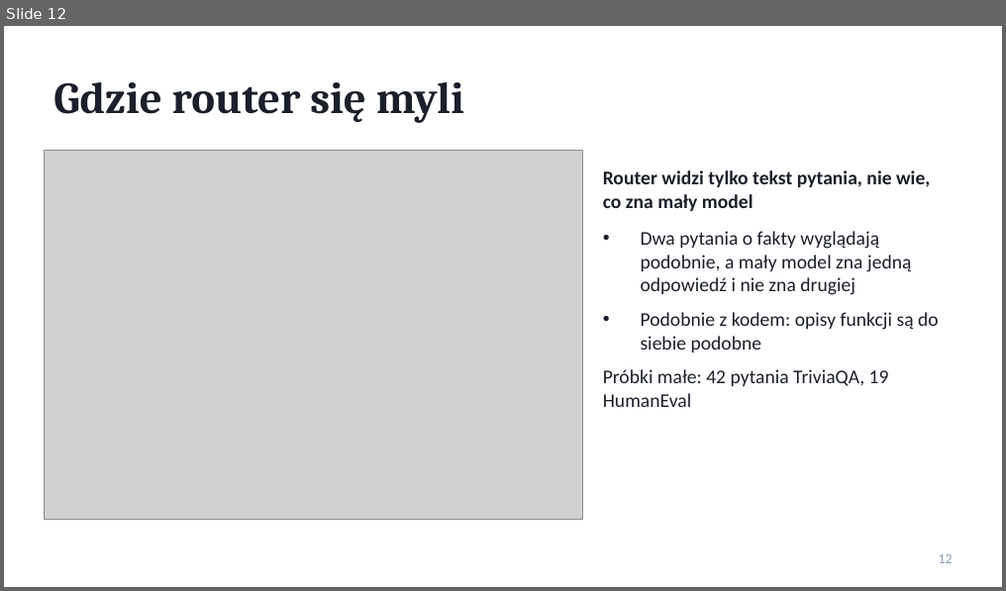
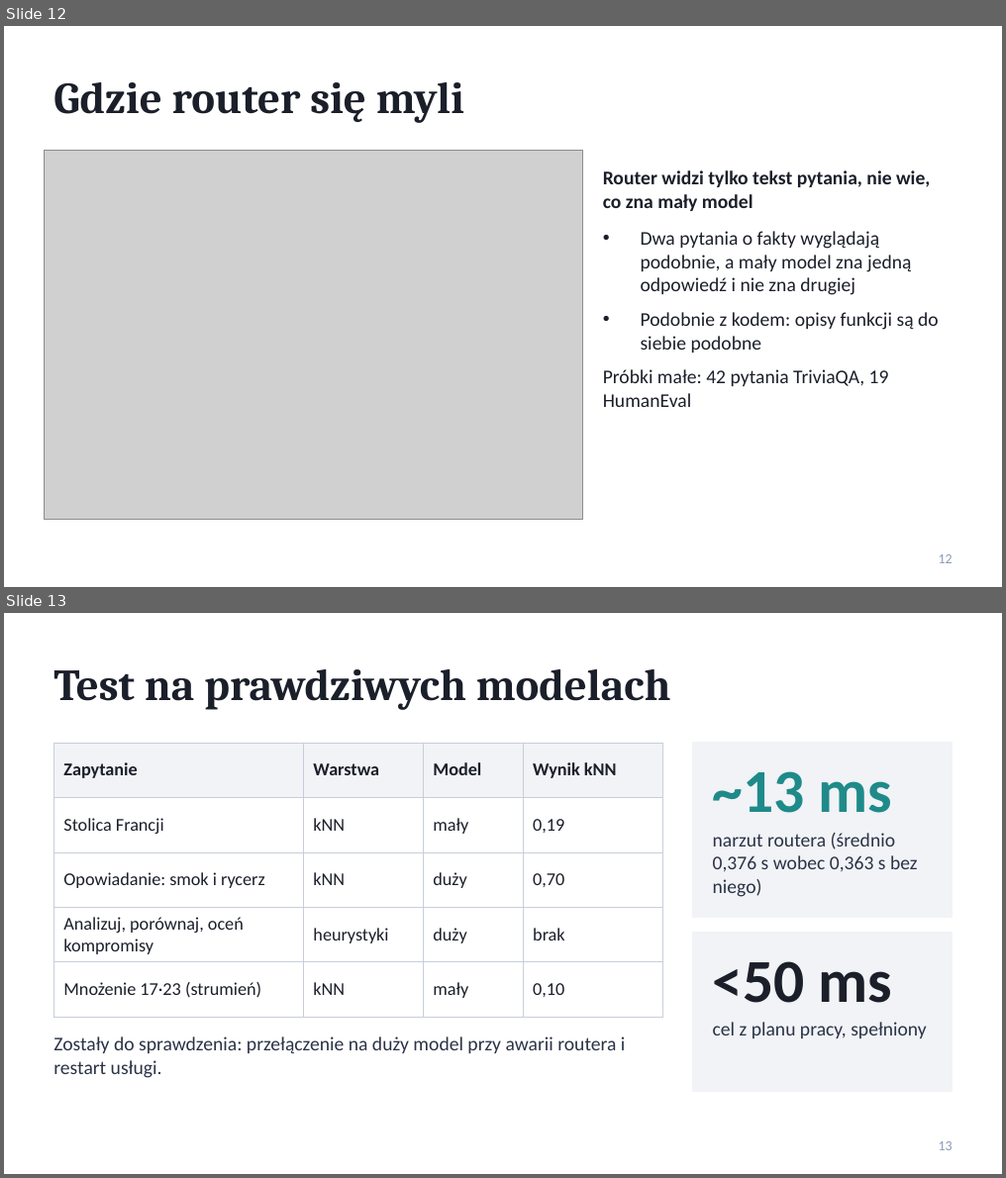
Before and after one commit to philip-melkowski/philip_melkowski_praca_inz, a slide deck: docs/prezentacja_postepy.pptx. Shown one above the other, each under a label of ours: slide 12 before the commit, slides 12 and 13 after it. The pictures are 1006x591 and 1006x1178 pixels, drawn with LibreOffice and Linux fonts; fonts in the diff are those of the drawing; grey boxes stand for pictures. Boxes give left, top, right and bottom in pixels: in the first picture for what was removed or moved away, otherwise in the second. Text is boxed around its words. In the diff, an @@ line names an element or a change of style, - is before the commit and + after.

```diff
--- a/docs/prezentacja_postepy.pptx
+++ b/docs/prezentacja_postepy.pptx
@@ slide 13 added at (4,613,1002,1174), background #FFFFFF @@
@@ title added at (54,669,671,710), 32 pt, text #1B1F2A, bold @@
+Test na prawdziwych modelach
@@ table added at (54,743,662,1002), 5 rows, 4 columns @@
+Zapytanie | Warstwa | Model | Wynik kNN
+Stolica Francji | kNN | mały | 0,19
+Opowiadanie: smok i rycerz | kNN | duży | 0,70
+Analizuj, porównaj, oceń kompromisy | heurystyki | duży | brak
+Mnożenie 17·23 (strumień) | kNN | mały | 0,10
@@ rectangle added at (693,743,952,917), fill #F1F3F6, outline #F1F3F6 1 pt @@
@@ text added at (713,771,893,813), 44 pt, text #1F8A8A, bold @@
+~13 ms
@@ text added at (713,833,918,897), 14 pt, text #2B3347 @@
+narzut routera (średnio 0,376 s wobec 0,363 s bez niego)
@@ rectangle added at (693,933,952,1092), fill #F1F3F6, outline #F1F3F6 1 pt @@
@@ text added at (713,961,893,1003), 44 pt, text #1B1F2A, bold @@
+<50 ms
@@ text added at (713,1022,927,1039), 14 pt, text #2B3347 @@
+cel z planu pracy, spełniony
@@ text added at (54,1037,625,1078), 14 pt, text #2B3347 @@
+Zostały do sprawdzenia: przełączenie na duży model przy awarii routera i restart usługi.
@@ page number added at (939,1142,952,1151), 10 pt, text #8C9BB5 @@
+13
```
Also in this commit, not shown: 3 slides changed, 4 other files.
